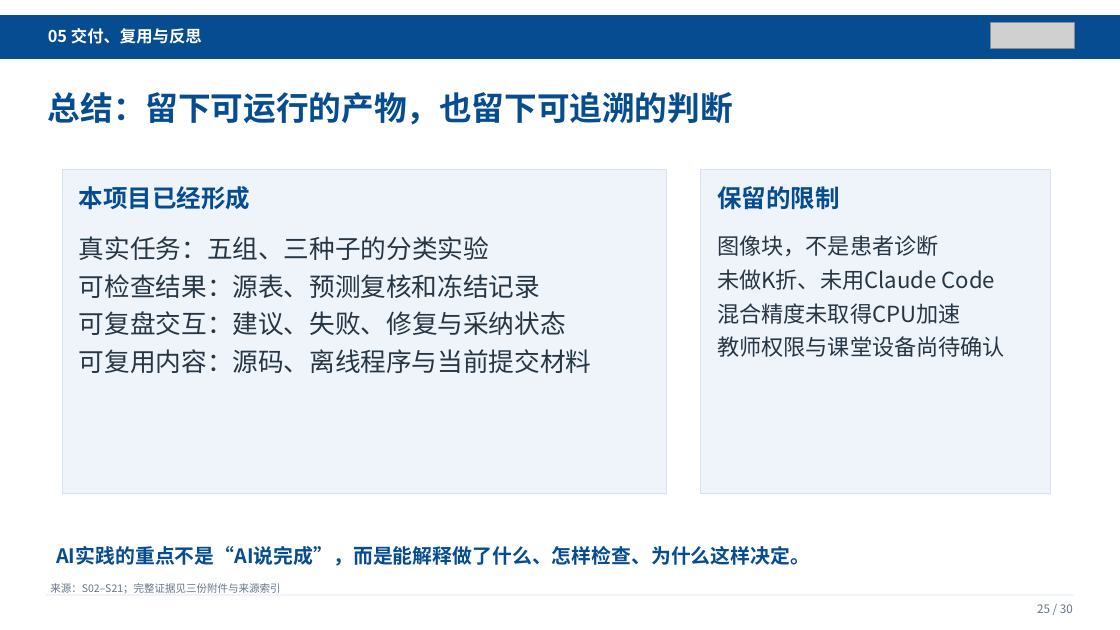
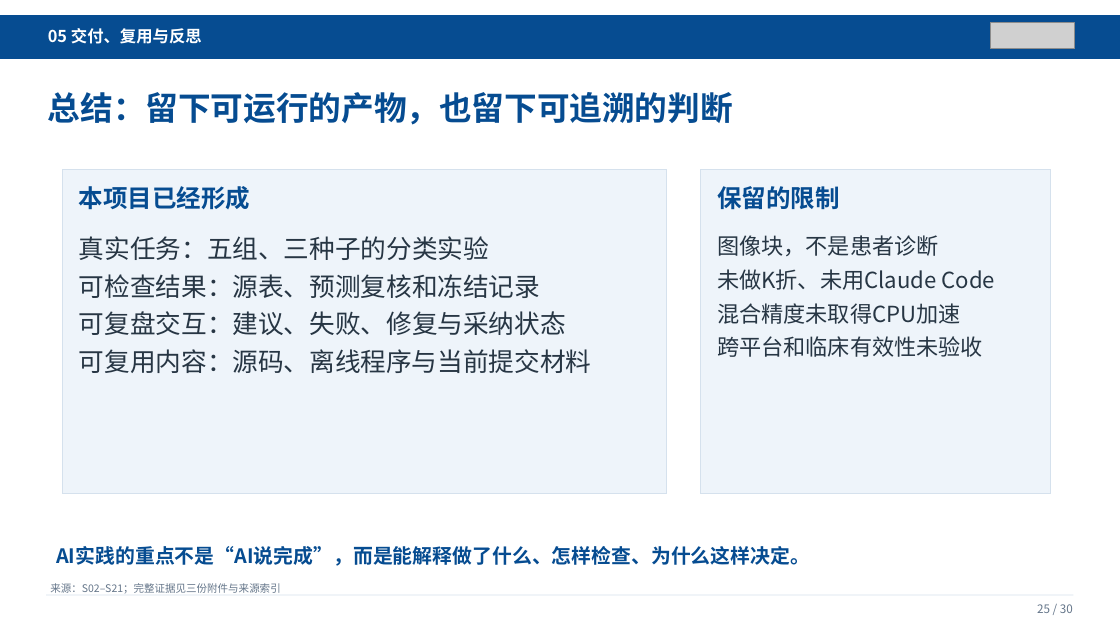
Before and after one commit to Wenhow1/pathmnist-ai-practice-submission, a slide deck: slide 25 of presentation/PathMNIST_AI工程实践汇报_教师提交版.pptx. Drawn at 1120x630 pixels with LibreOffice and Linux fonts; fonts in the diff are those of the drawing; grey boxes stand for pictures. Boxes give left, top, right and bottom in pixels: in the first picture for what was removed or moved away, otherwise in the second. Text is boxed around its words. In the diff, an @@ line names an element or a change of style, - is before the commit and + after.

```diff
--- a/presentation/PathMNIST_AI工程实践汇报_教师提交版.pptx
+++ b/presentation/PathMNIST_AI工程实践汇报_教师提交版.pptx
@@ text at box(717, 336, 982, 357): text changed @@
-教师权限与课堂设备尚待确认
+跨平台和临床有效性未验收
```
Also in this commit, not shown: 5 other slides changed, 41 other files.
